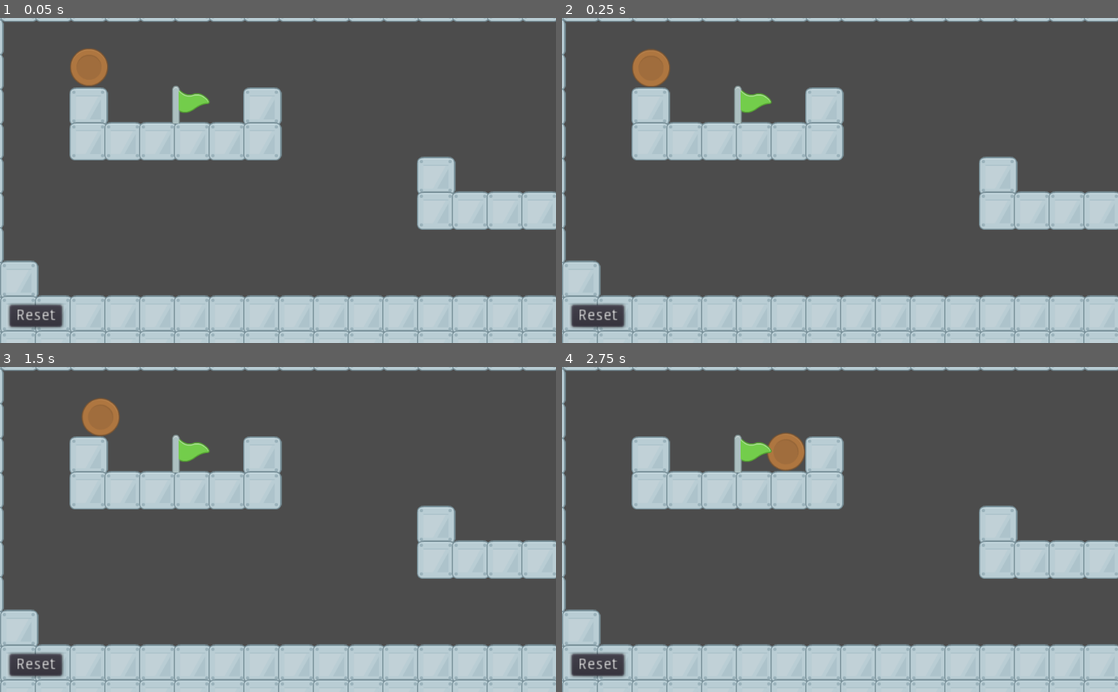
Above: before the commit, frames 1-4 (two rows, left to right).
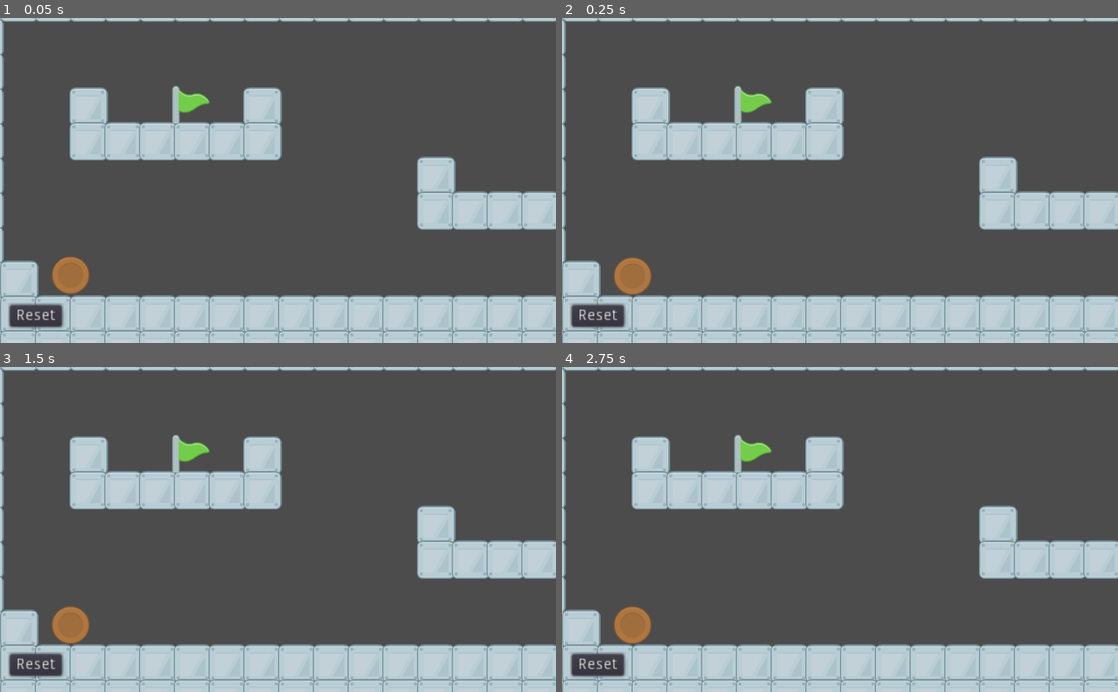
Above: after the commit, the same moments.

Repository: bsu-cs315/P1-cmallan
Game: Godot game, scene res://Project/World/World.tscn
The game is run twice, just before and just after one commit, with the same random seed, the same clock (stepped at 60 frames per second) and the same inputs.
Inputs (mouse positions are in pixels of both pictures, inside the frame that each line leads up to):
- Up to frame 1 (0.05 s): no input
- Up to frame 2 (0.25 s): no input
- Up to frame 3 (1.5 s): click "Reset" at 0.5 s; tap Enter at 1.25 s; move the mouse to (88, 415) at 1.27 s; click (88, 415) at 1.42 s
- Up to frame 4 (2.75 s): move the mouse to (728, 545) at 2.02 s; click (728, 545) at 2.17 s

The runs differ from the first frame. In frame 1, 1.3% of the frame differs, in the area x 9-20%, y 9-86%; in frame 2, 1.3%; in frame 3, 1.3%, in the area x 9-22%, y 9-86%; in frame 4, 1.2%.

Commit message:
Adjusted Ball position

Diff:
--- a/Project/World/World.gd
+++ b/Project/World/World.gd
@@ -17,7 +17,7 @@
 
 func spawn_ball():
 	var ball : RigidBody2D = load("res://Project/Ball/Ball.tscn").instance()
-	ball.position = Vector2(82, 45)
+	ball.position = Vector2(65, 237)
 	call_deferred("add_child", ball)
 
 func spawn_flag():
